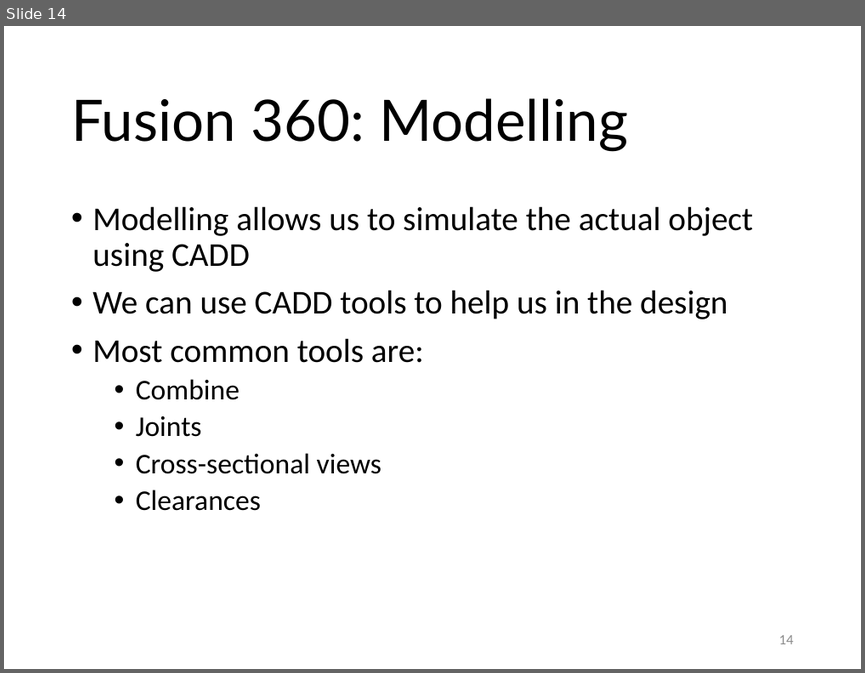
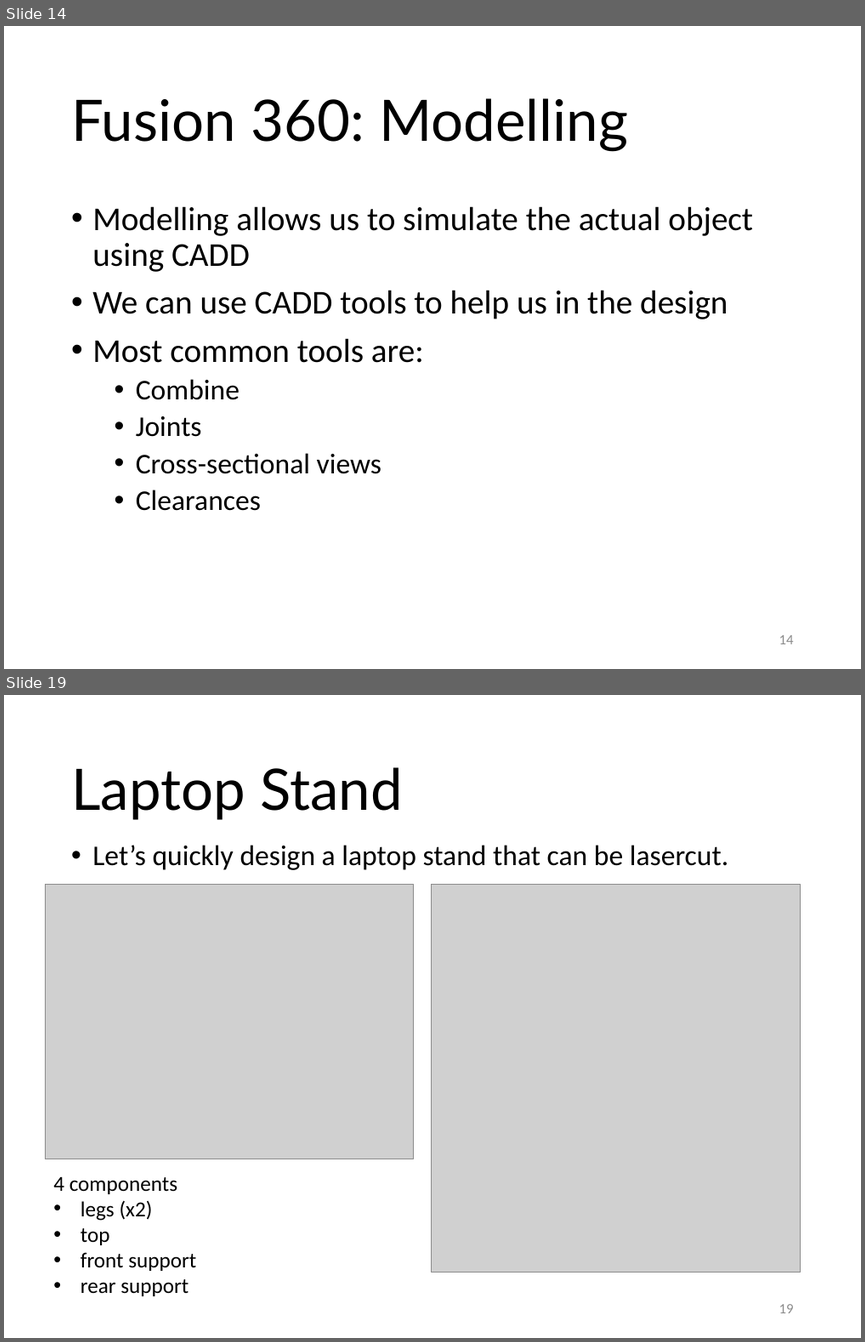
Before and after one commit to RDorville/digfab, a slide deck: presentations/ep1000_cutting/ep1000_cutting.pptx. Shown one above the other, each under a label of ours: slide 14 before the commit, slides 14 and 19 after it; the slides between them are not shown. The pictures are 865x673 and 865x1342 pixels, drawn with LibreOffice and Linux fonts; fonts in the diff are those of the drawing; grey boxes stand for pictures; background and template pictures are left out. Boxes give left, top, right and bottom in pixels: in the first picture for what was removed or moved away, otherwise in the second. Text is boxed around its words. In the diff, an @@ line names an element or a change of style, - is before the commit and + after.

```diff
--- a/presentations/ep1000_cutting/ep1000_cutting.pptx
+++ b/presentations/ep1000_cutting/ep1000_cutting.pptx
@@ slide 19 added at (4, 695, 861, 1338), background #FFFFFF @@
@@ title added at (71, 767, 402, 820), 48 pt, text #000000 @@
+Laptop Stand
@@ text added at (92, 845, 728, 870), 24 pt, text #000000 @@
+• Let’s quickly design a laptop stand that can be lasercut.
@@ picture added at (45, 885, 414, 1159) @@
@@ picture added at (432, 885, 800, 1271) @@
@@ text added at (53, 1176, 196, 1296), 18 pt, text #000000 @@
+4 components
+• legs (x2)
+• top
+• front support
+• rear support
@@ page number added at (779, 1304, 794, 1313), 12 pt, text #8C8C8C @@
+19
```
Also in this commit, not shown: 17 other slides added, 24 other files.
